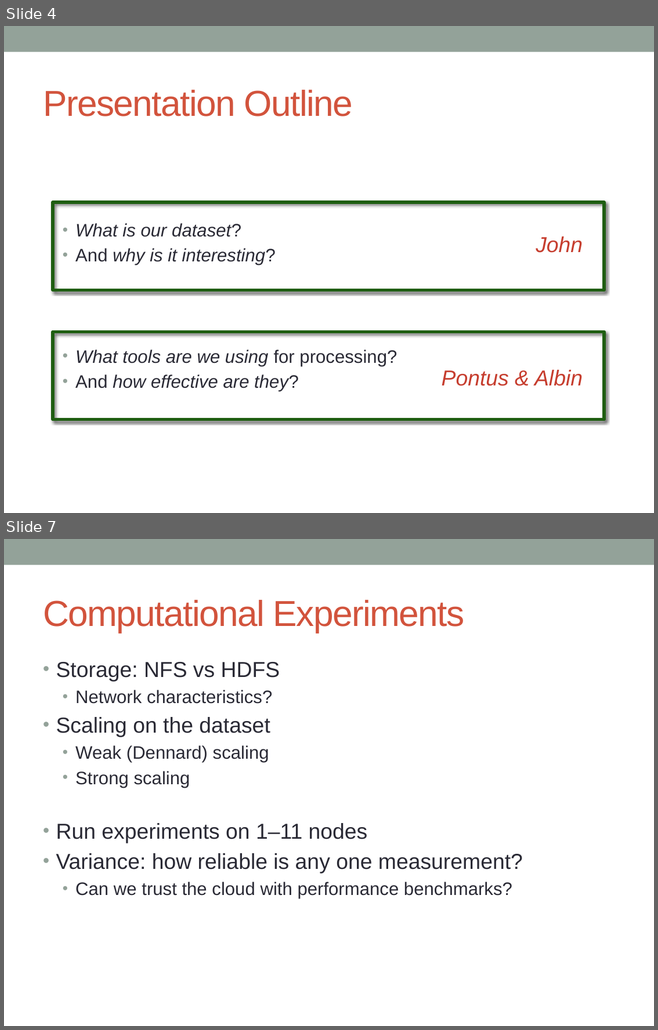
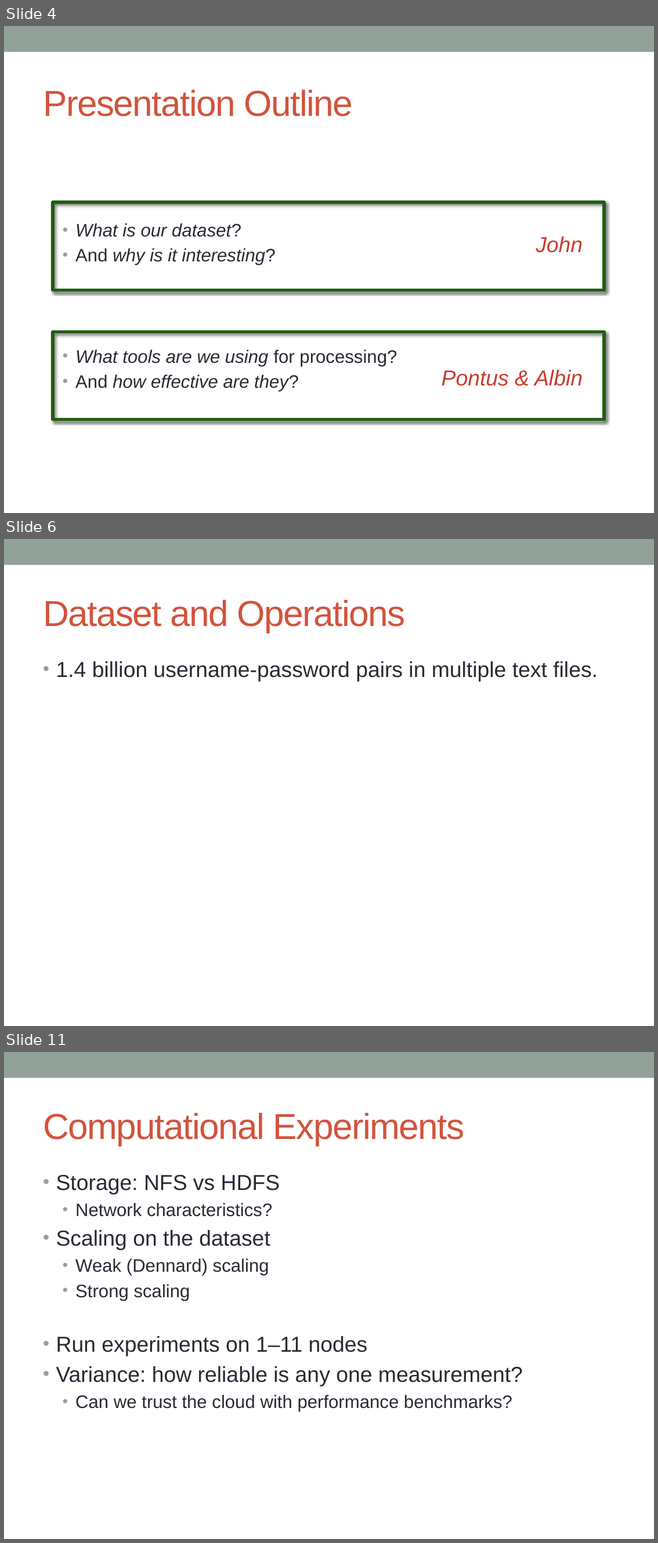
Before and after one commit to ldsa-project-g2/passwords, a slide deck: presentation/group_presentation.pptx. Shown one above the other, each under a label of ours: slides 4 and 7 before the commit, slides 4, 6 and 11 after it; the slides between them are not shown. The pictures are 658x1030 and 658x1543 pixels, drawn with LibreOffice and Linux fonts; fonts in the diff are those of the drawing. Boxes give left, top, right and bottom in pixels: in the first picture for what was removed or moved away, otherwise in the second. Text is boxed around its words. In the diff, an @@ line names an element or a change of style, - is before the commit and + after.

Commit message:
Dataset and Operations slides added.

```diff
--- a/presentation/group_presentation.pptx
+++ b/presentation/group_presentation.pptx
@@ slide 6 added at (4, 539, 654, 1026), background #FFFFFF; not listed: 1 template element that a slide beside it also shows @@
@@ title added at (43, 600, 405, 633), 40 pt, text #D2533C @@
+Dataset and Operations
@@ text added at (56, 661, 597, 682), 24 pt, text #292934 @@
+• 1.4 billion username-password pairs in multiple text files.
@@ what was slide 7 is now slide 11 @@
```
Also in this commit, not shown: 2 slides changed, 3 other slides added.
